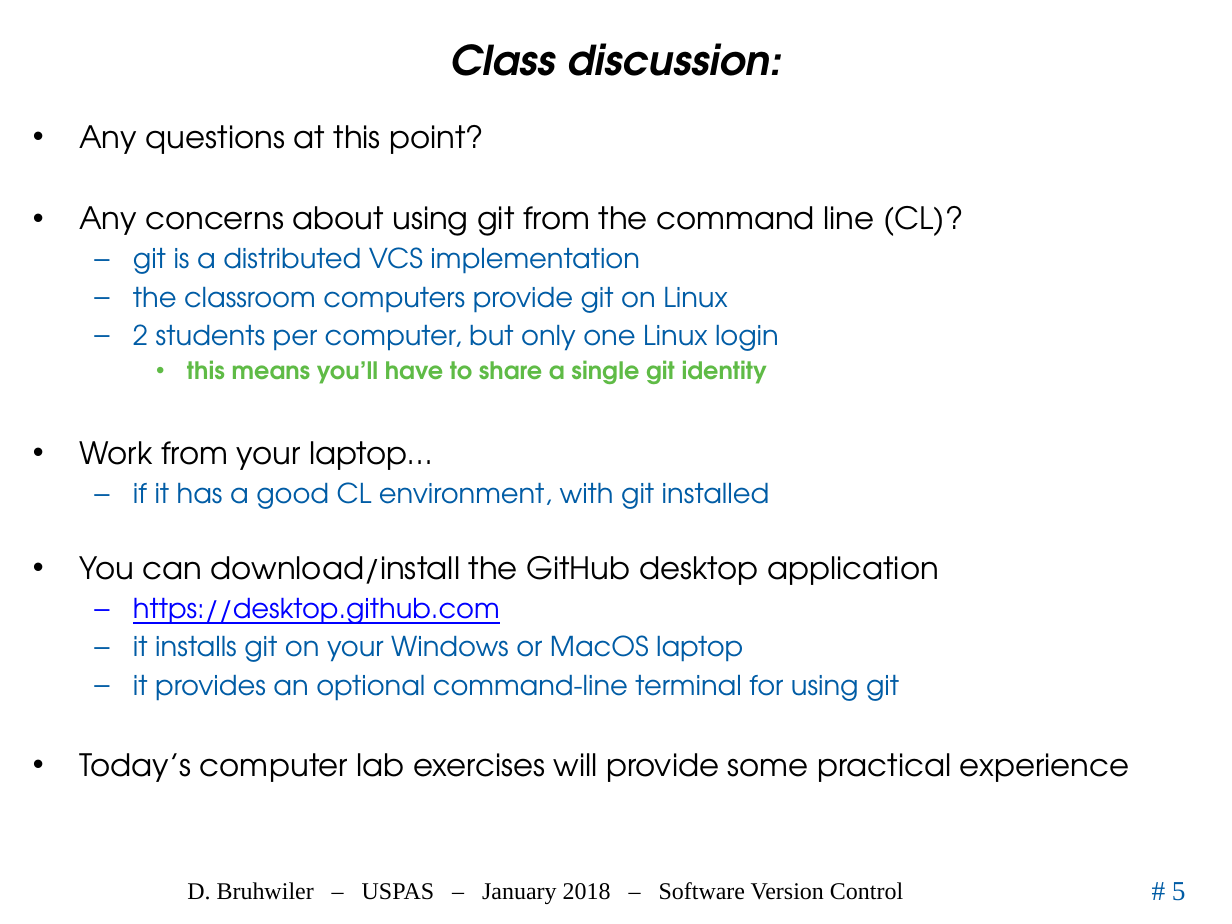
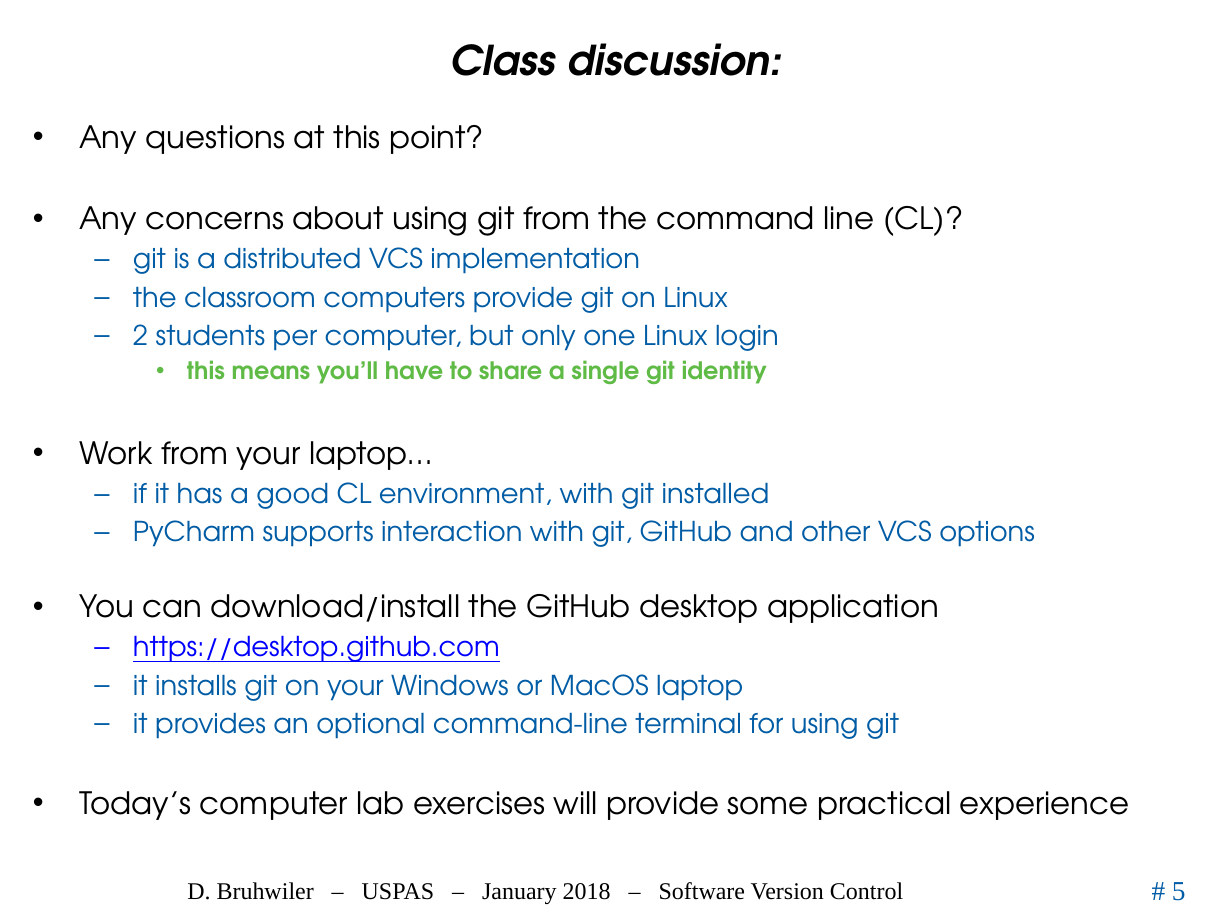
Before and after one commit to uspas/simbeamplasma18, a slide deck: slide 5 of software_version_control/02_VersionCont.pptx. Drawn at 1232x924 pixels with LibreOffice and Linux fonts; fonts in the diff are those of the drawing; background and template pictures are left out. Boxes give left, top, right and bottom in pixels: in the first picture for what was removed or moved away, otherwise in the second. Text is boxed around its words. In the diff, an @@ line names an element or a change of style, - is before the commit and + after.

```diff
--- a/software_version_control/02_VersionCont.pptx
+++ b/software_version_control/02_VersionCont.pptx
@@ text at [133,520,1035,547]: paragraph added @@
+  – PyCharm supports interaction with git, GitHub and other VCS options
```
Also in this commit, not shown: 5 other slides changed, 7 slides added, 2 slides removed, 2 other files.
